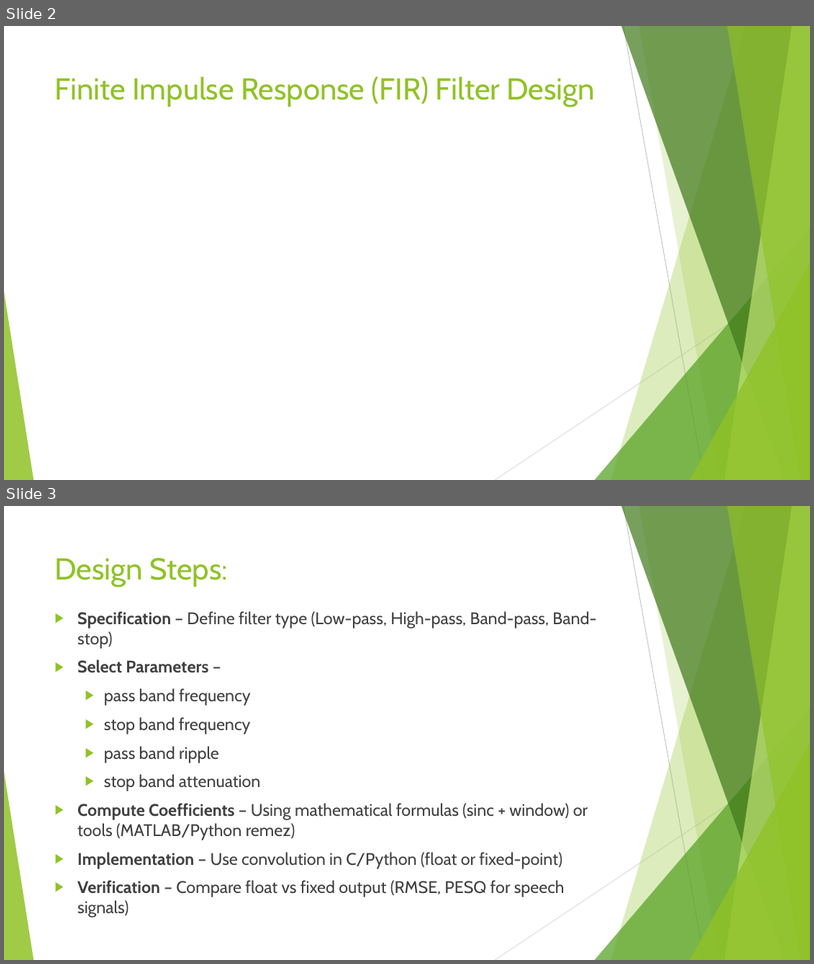
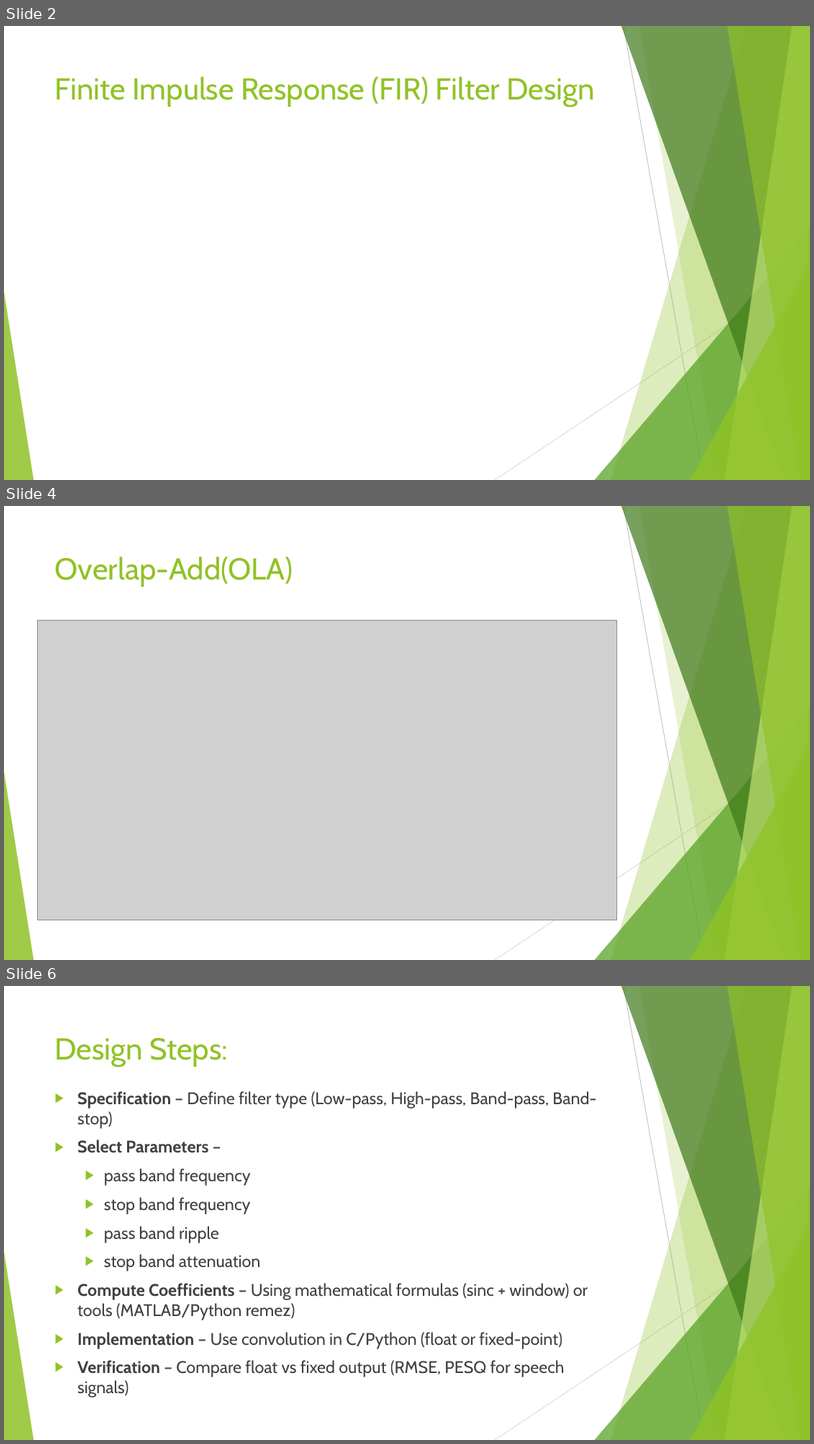
Before and after one commit to chbsaikiran/CBIT-DSP-SEMINAR-RELATED, a slide deck: Slides/DSP_Theory.pptx. Shown one above the other, each under a label of ours: slides 2 and 3 before the commit, slides 2, 4 and 6 after it; the slides between them are not shown. The pictures are 814x964 and 814x1444 pixels, drawn with LibreOffice and Linux fonts; fonts in the diff are those of the drawing; grey boxes stand for pictures. Boxes give left, top, right and bottom in pixels: in the first picture for what was removed or moved away, otherwise in the second. Text is boxed around its words. In the diff, an @@ line names an element or a change of style, - is before the commit and + after.

```diff
--- a/Slides/DSP_Theory.pptx
+++ b/Slides/DSP_Theory.pptx
@@ slide 4 added at [4,506,810,960], background #FFFFFF; not listed: 10 template elements that a slide beside it also shows @@
@@ title added at [55,556,293,587], 36 pt, text #90C226 @@
+Overlap-Add(OLA)
@@ picture added at [38,620,617,920] @@
@@ what was slide 3 is now slide 6 @@
```
Also in this commit, not shown: 2 slides changed, 2 other slides added, 1 other file.
